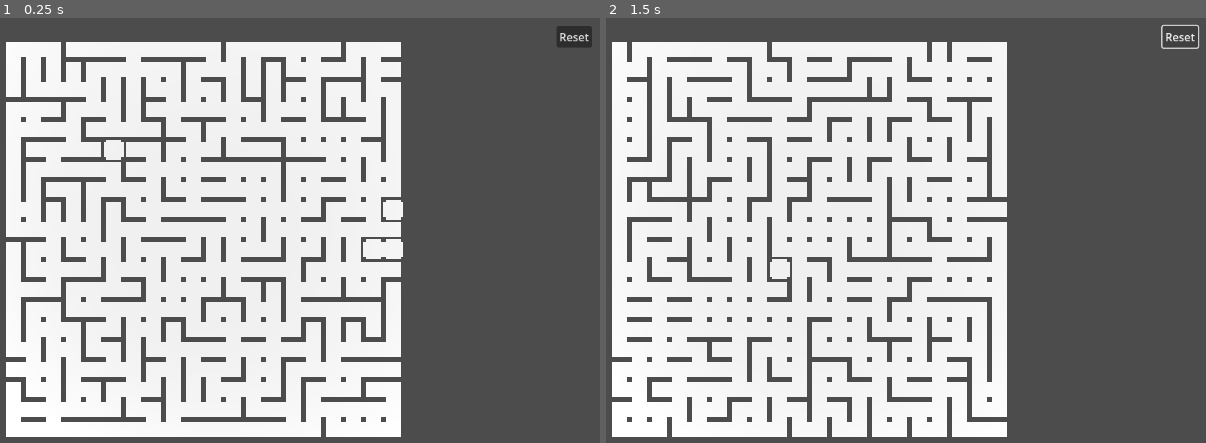
Above: before the commit, frames 1-2 (left to right).
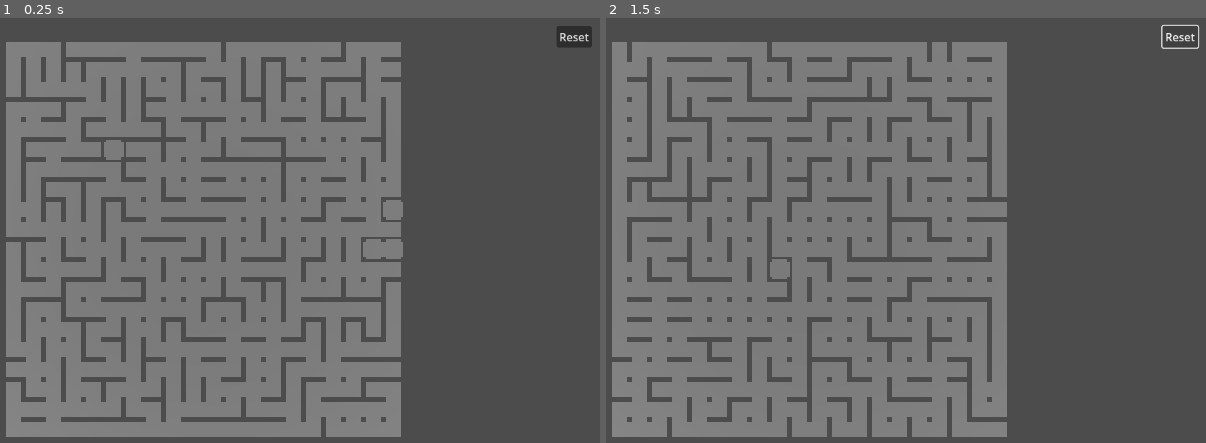
Above: after the commit, the same moments.

Repository: wangbinyq/prototypes
Game: Godot game, scene res://maze2/maze_game.tscn
Same seed, same stepped clock (60 frames per second), same inputs: the game is played once before the commit and once after it.
Inputs (mouse positions are in pixels of both pictures, inside the frame that each line leads up to):
- Up to frame 1 (0.25 s): no input
- Up to frame 2 (1.5 s): tap Enter (ui_accept) at 0.5 s; move the mouse to (852, 239) at 0.52 s; hold W (move_forward) 0.53-1.25 s; click (852, 239) at 0.67 s; tap Space (jump) at 0.77 s; click "Reset" at 1.25 s

The runs differ from the first frame. In frame 1, 50% of the frame differs, in the area x 1-68%, y 5-99%; in frame 2, 51%, in the area x 1-67%, y 5-99%.

Commit message:
feat(maze): set albedo color for maze cell material

Diff:
--- a/maze2/maze_cell_object.gd
+++ b/maze2/maze_cell_object.gd
@@ -4,3 +4,4 @@
 func _ready() -> void:
 	var m = mesh.surface_get_material(0)
 	m.cull_mode = BaseMaterial3D.CULL_DISABLED
+	m.albedo_color = Color(0.5, 0.5, 0.5)
